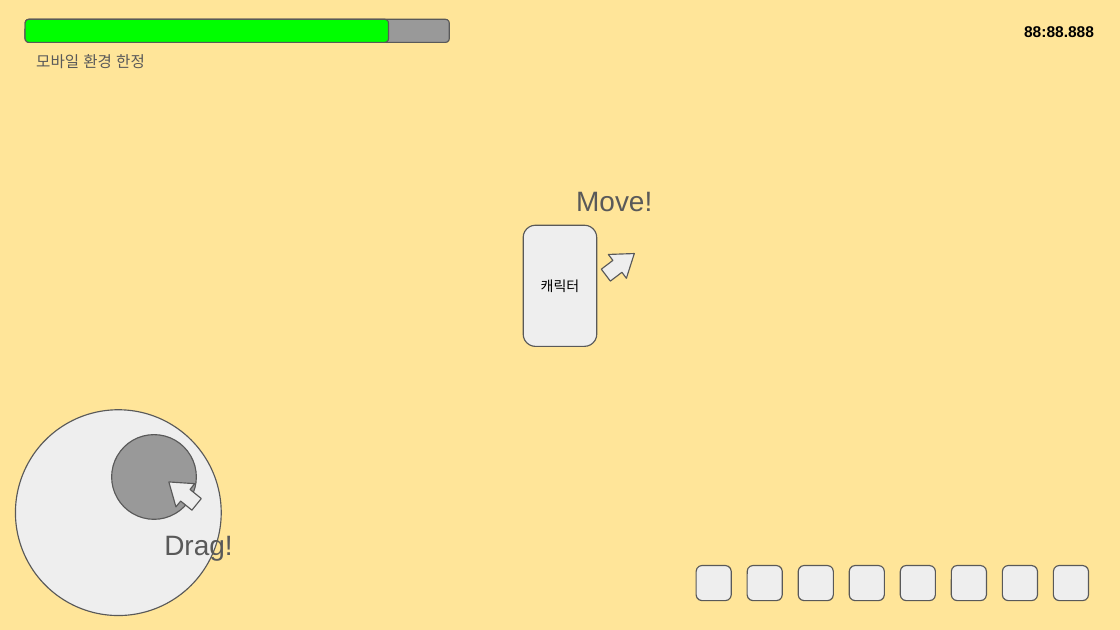
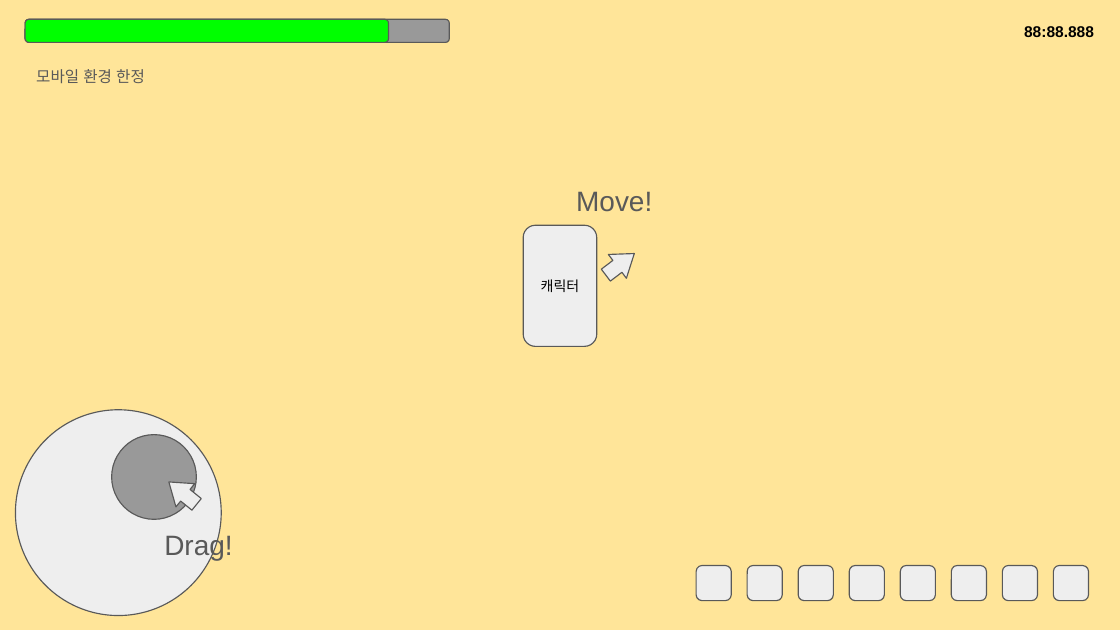
Before and after one commit to lsu0503/ProjectFreeGenre, a slide deck: slide 10 of Document/외쳐EE조 와이어프레임.pptx. Drawn at 1120x630 pixels with LibreOffice and Linux fonts; fonts in the diff are those of the drawing. Boxes give left, top, right and bottom in pixels: in the first picture for what was removed or moved away, otherwise in the second. Text is boxed around its words. In the diff, an @@ line names an element or a change of style, - is before the commit and + after.

```diff
--- a/Document/외쳐EE조 와이어프레임.pptx
+++ b/Document/외쳐EE조 와이어프레임.pptx
@@ text "모바일 환경 한정": place and size @@
-text "모바일 환경 한정" at (36,54,145,68)
+text "모바일 환경 한정" at (36,69,145,83)
```
Also in this commit, not shown: 5 other slides changed, 1 slide added, 1 slide removed.
